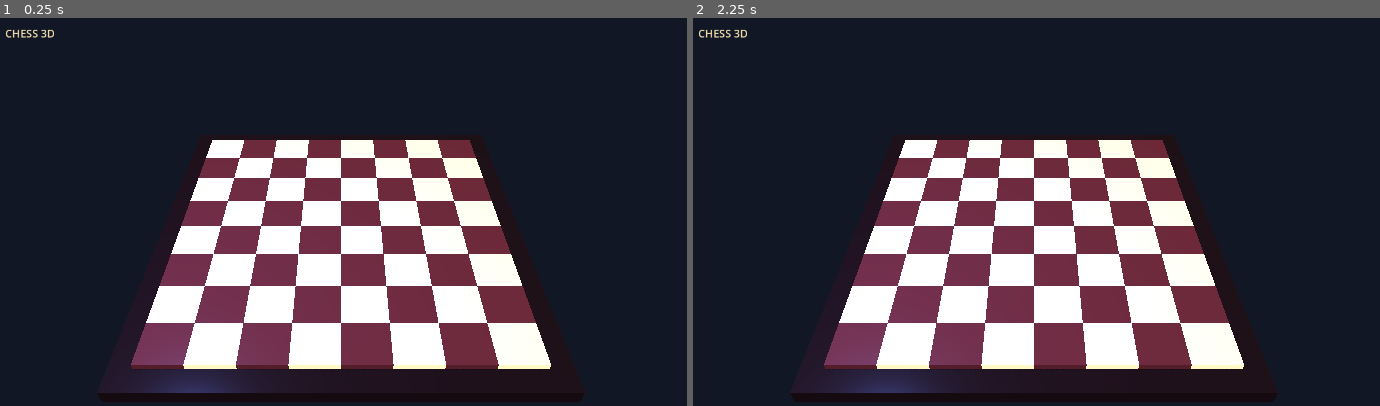
Above: before the commit, frames 1-2 (left to right).
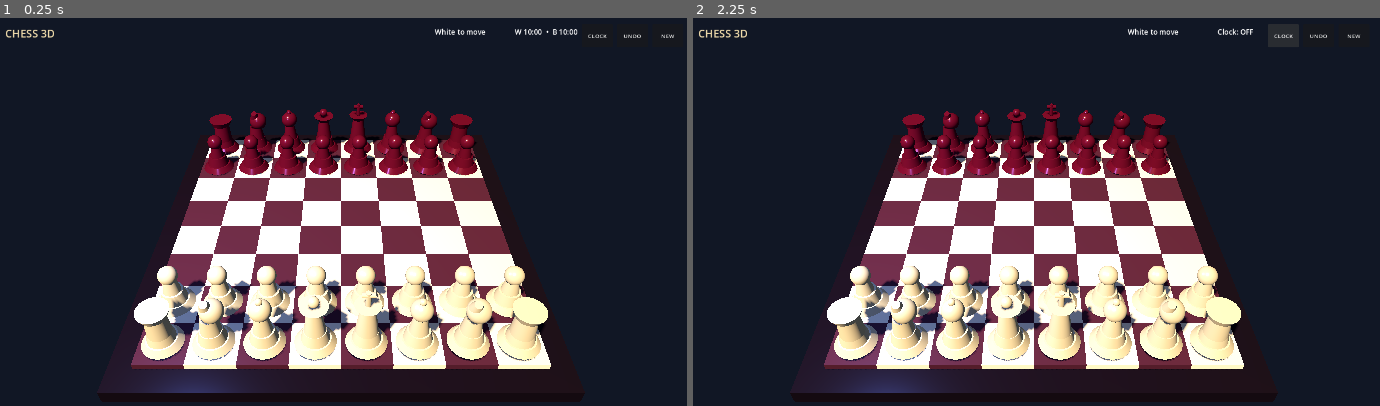
Above: after the commit, the same moments.

Repository: redxbox/chess-3d
Game: Godot game, scene res://src/main/main.tscn
Two runs of this game, one before a commit and one after it. Both use one fixed random seed, a clock stepped at 60 frames per second and the inputs below.
Inputs (mouse positions are in pixels of both pictures, inside the frame that each line leads up to):
- Up to frame 1 (0.25 s): no input
- Up to frame 2 (2.25 s): click (1359, 37) at 0.5 s, where only the run after the commit has a clickable "NEW"; click (1359, 37) at 1.25 s, where only the run after the commit has a clickable "NEW"; click (1290, 37) at 2 s, where only the run after the commit has a clickable "CLOCK"

The runs differ from the first frame. In frame 1, 14% of the frame differs, in the area x 19-99%, y 2-89%; in frame 2, 14%.
Error before the commit: Parse Error: Cannot infer the type of "origin" variable because the value doesn't have a set type. (res://src/chess/chess_game.gd:186)

Commit message:
Fix chess attack scanner type inference
Co-authored-by: arena-agent <297053741+arena-agent@users.noreply.github.com>

Diff:
--- a/src/chess/chess_game.gd
+++ b/src/chess/chess_game.gd
@@ -178,12 +178,12 @@
 	var pawn := "P" if by_color == WHITE else "p"
 	var pawn_dir := -1 if by_color == WHITE else 1
 	for dx in [-1, 1]:
-		var origin := square - Vector2i(dx, pawn_dir)
+		var origin: Vector2i = square - Vector2i(int(dx), pawn_dir)
 		if _inside(origin) and board[origin.y][origin.x] == pawn:
 			return true
 	var knight := "N" if by_color == WHITE else "n"
 	for delta in [Vector2i(1, 2), Vector2i(2, 1), Vector2i(-1, 2), Vector2i(-2, 1), Vector2i(1, -2), Vector2i(2, -1), Vector2i(-1, -2), Vector2i(-2, -1)]:
-		var origin := square + delta
+		var origin: Vector2i = square + Vector2i(delta)
 		if _inside(origin) and board[origin.y][origin.x] == knight:
 			return true
 	for data in [[Vector2i(1, 0), "rq"], [Vector2i(-1, 0), "rq"], [Vector2i(0, 1), "rq"], [Vector2i(0, -1), "rq"], [Vector2i(1, 1), "bq"], [Vector2i(-1, 1), "bq"], [Vector2i(1, -1), "bq"], [Vector2i(-1, -1), "bq"]]:
